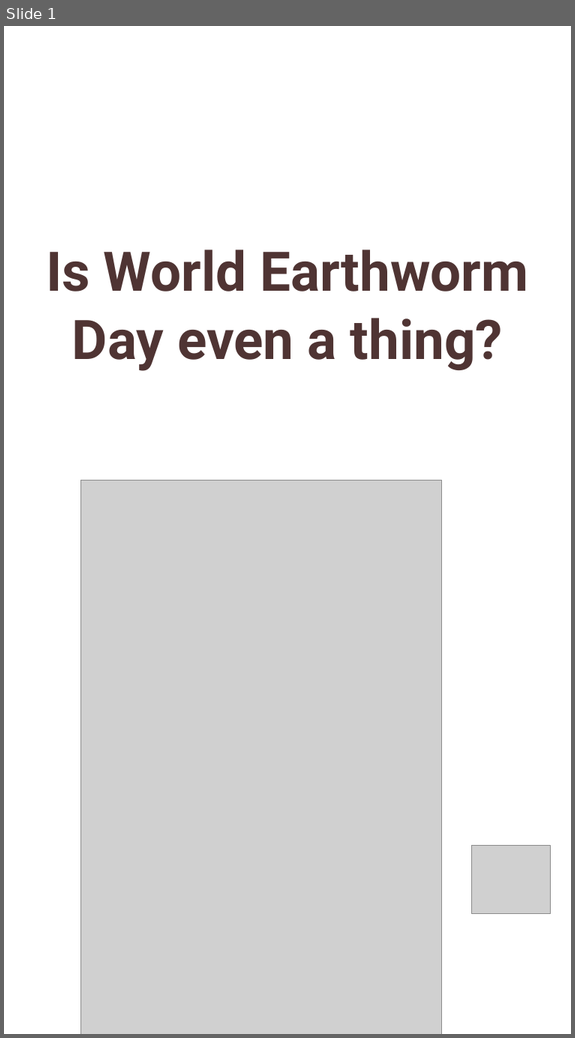
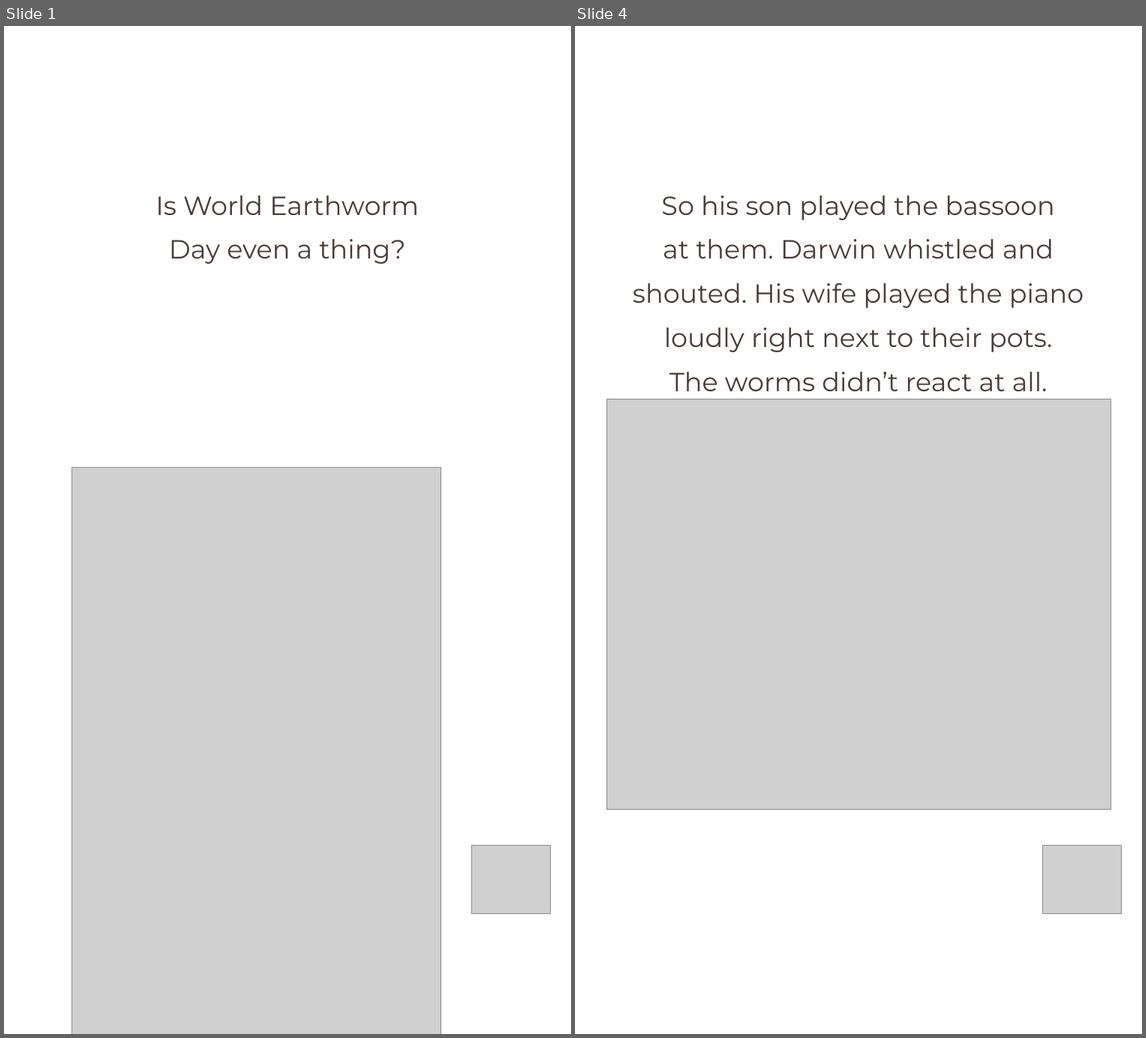
Before and after one commit to linneamoritznyc/final-SFWsite-Linnea, a slide deck: social/earthworm-day-2026-10-21/21-10-2026-wed-ig-story-earthworm.pptx. Shown side by side, each under a label of ours: slide 1 before the commit, slides 1 and 4 after it; the slides between them are not shown. The pictures are 575x1038 and 1146x1038 pixels, drawn with LibreOffice and Linux fonts; fonts in the diff are those of the drawing; grey boxes stand for pictures. Boxes give left, top, right and bottom in pixels: in the first picture for what was removed or moved away, otherwise in the second. Text is boxed around its words. In the diff, an @@ line names an element or a change of style, - is before the commit and + after.

```diff
--- a/social/earthworm-day-2026-10-21/21-10-2026-wed-ig-story-earthworm.pptx
+++ b/social/earthworm-day-2026-10-21/21-10-2026-wed-ig-story-earthworm.pptx
@@ slide 4 added at [575,26,1142,1034], background #FFFFFF @@
@@ text added at [633,196,1083,391], 37.5 pt, text #4A3B36 @@
+So his son played the bassoon
+at them. Darwin whistled and
+shouted. His wife played the piano
+loudly right next to their pots.
+The worms didn’t react at all.
@@ picture added at [607,399,1111,809] @@
@@ picture added at [1042,845,1121,913] @@
@@ slide 1 changed as well @@
@@ text "Is World Earthworm": place and size @@
-text "Is World Earthworm" at [46,250,529,371]
+text "Is World Earthworm" at [156,196,419,264]
@@ text "Is World Earthworm" at [156,196,419,264]: size 78 to 37.5 pt, font Roboto to Montserrat, text colour #4F3433 to #4A3B36, bold off; line spacing 1.04 to 1.4 @@
@@ picture: place and size @@
-picture at [81,480,441,1034]
+picture at [72,467,440,1034]
```
Also in this commit, not shown: 3 other slides changed, 4 other slides added, 1 slide removed, 21 other files.
